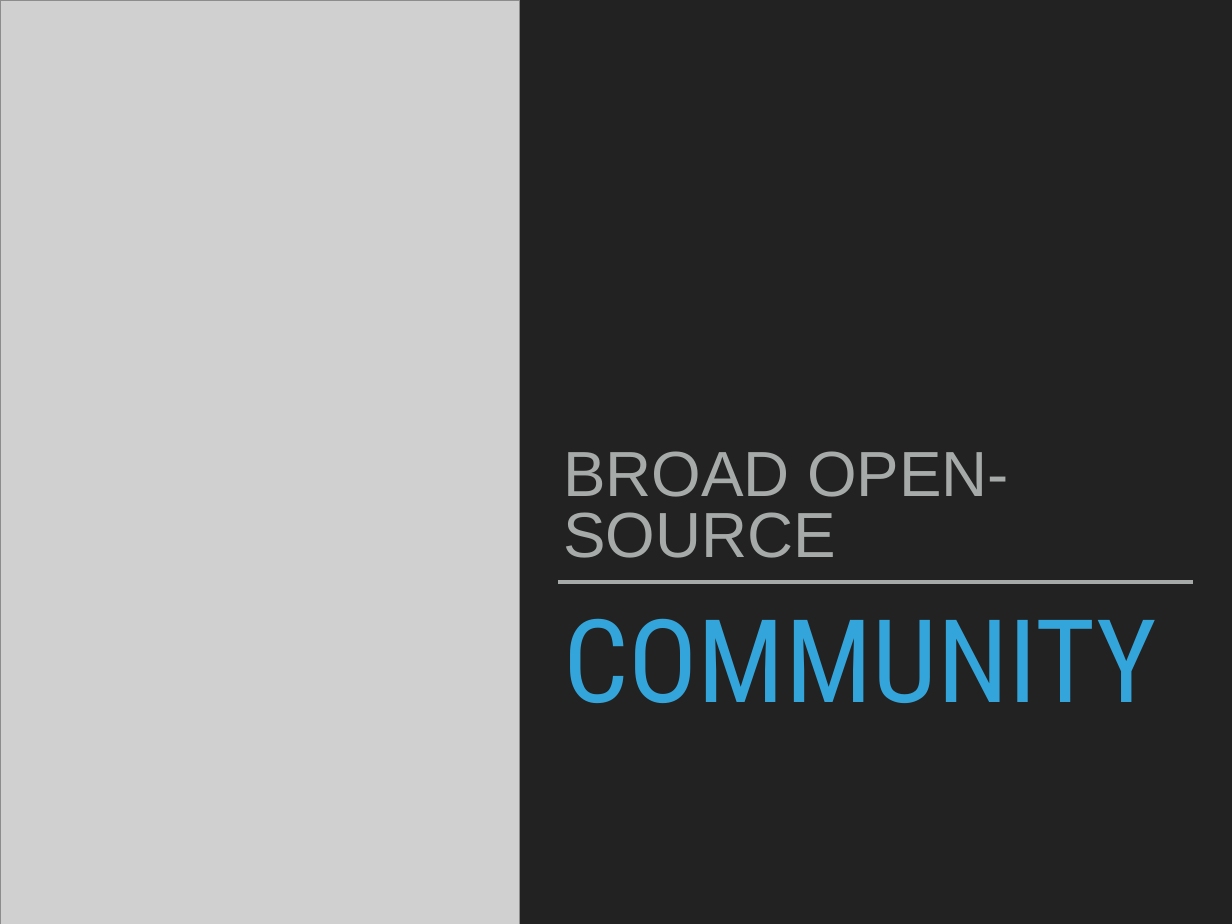
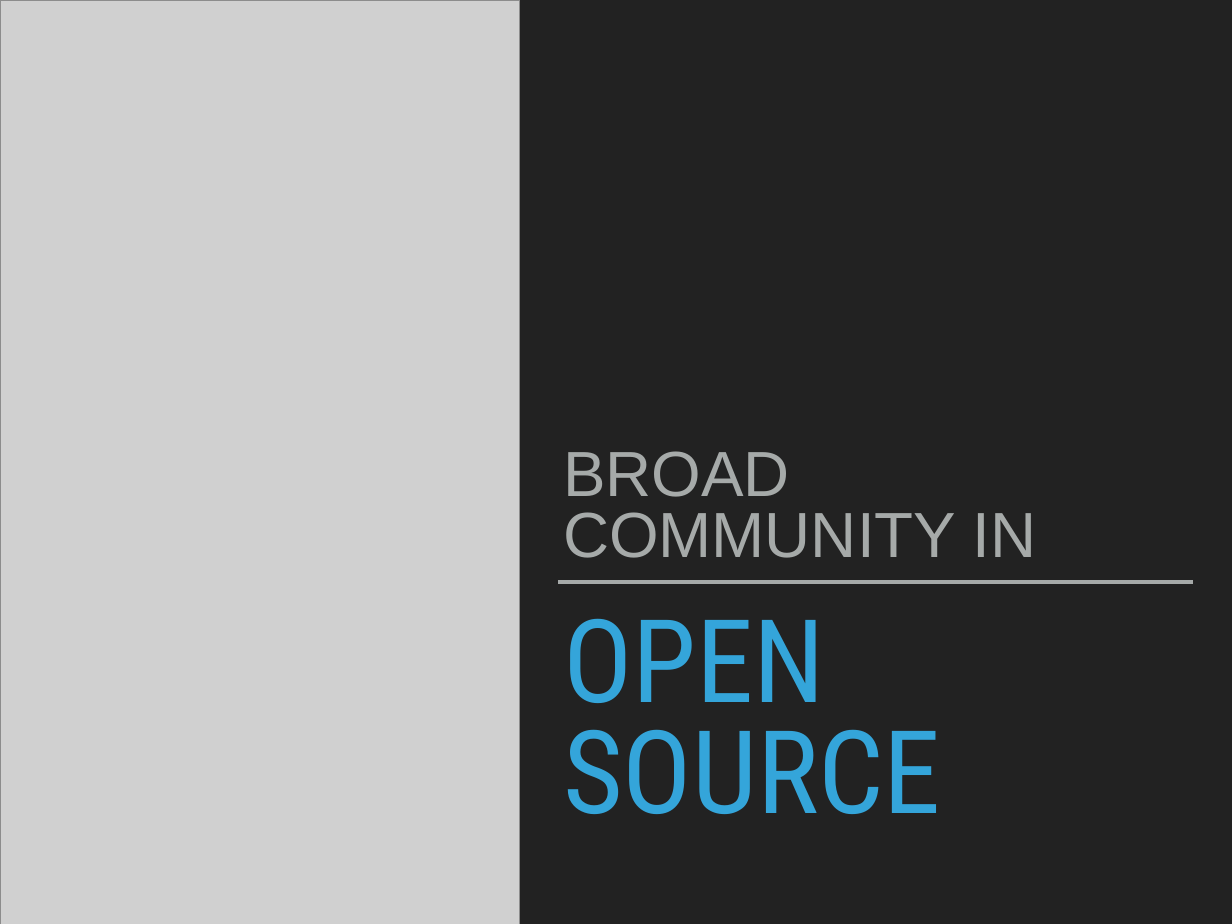
Before and after one commit to robcarrington/data-science-seminar, a slide deck: slide 9 of Seminar.pptx (slide 6 before the commit). Drawn at 1232x924 pixels with LibreOffice and Linux fonts; fonts in the diff are those of the drawing; grey boxes stand for pictures. Boxes give left, top, right and bottom in pixels: in the first picture for what was removed or moved away, otherwise in the second. Text is boxed around its words. In the diff, an @@ line names an element or a change of style, - is before the commit and + after.

Commit message:
Updated slides

```diff
--- a/Seminar.pptx
+++ b/Seminar.pptx
@@ text at box(563, 451, 1037, 558): text changed @@
-BROAD OPEN-SOURCE
+BROAD COMMUNITY IN
@@ title at box(563, 618, 941, 814): text changed @@
-COMMUNITY
+OPEN SOURCE
```
Also in this commit, not shown: 2 other slides changed, 5 slides added, 1 slide removed, 4 other files.
